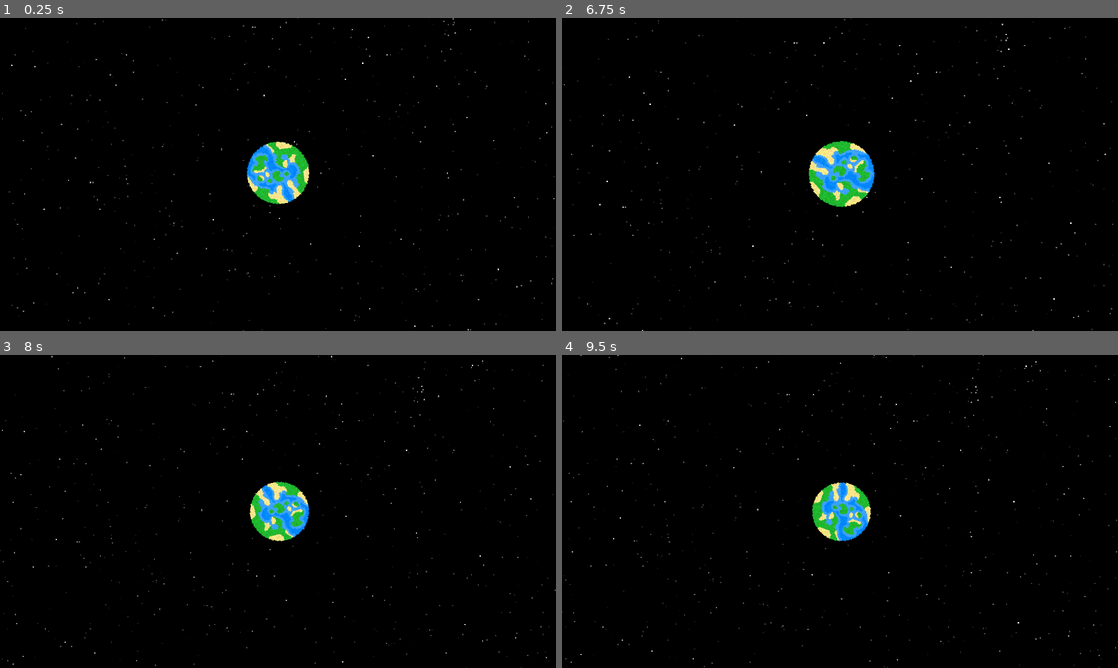
Above: before the commit, frames 1-4 (two rows, left to right).
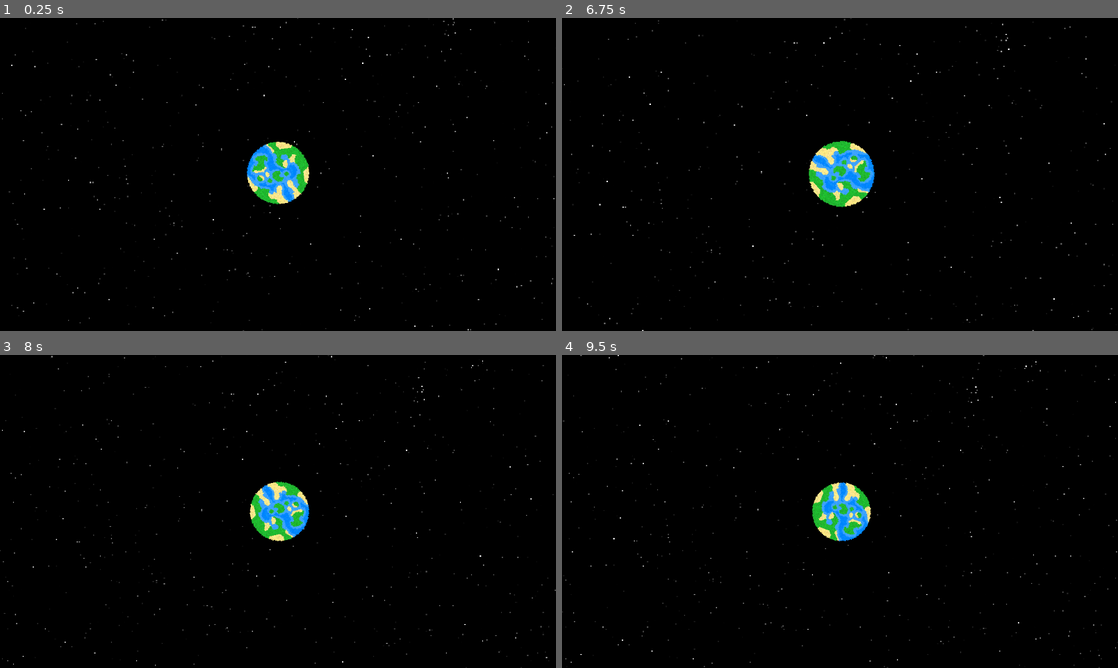
Above: after the commit, the same moments.

Repository: Birb-Games/gmtk-2025
Game: Godot game, scene res://scenes/main.tscn
Two runs of this game, one before a commit and one after it. Both use one fixed random seed, a clock stepped at 60 frames per second and the inputs below.
Inputs (mouse positions are in pixels of both pictures, inside the frame that each line leads up to):
- Up to frame 1 (0.25 s): no input
- Up to frame 2 (6.75 s): move the mouse to (962, 158) at 0.52 s; tap Mouse wheel up (zoom_camera_in) every 1.5 s from 0.6 to 6.6 s; move the mouse to (728, 190) at 1.27 s; tap Mouse wheel down (zoom_camera_out) every 1.5 s from 1.35 to 5.85 s; move the mouse to (895, 105) at 2.02 s; move the mouse to (812, 237) at 2.77 s; move the mouse to (1006, 221) at 3.52 s; move the mouse to (673, 127) at 4.27 s; move the mouse to (867, 174) at 5.02 s; move the mouse to (756, 96) at 5.77 s; move the mouse to (962, 158) at 6.52 s
- Up to frame 3 (8 s): move the mouse to (166, 527) at 7.27 s; tap Mouse wheel down (zoom_camera_out) at 7.35 s
- Up to frame 4 (9.5 s): move the mouse to (895, 442) at 8.02 s; tap Mouse wheel up (zoom_camera_in) at 8.1 s; move the mouse to (812, 574) at 8.77 s; tap Mouse wheel down (zoom_camera_out) at 8.85 s

The runs differ from the first frame. In frame 2, less than 0.1% of the frame differs, in the area x 2-98%, y 1-100%; in frame 3, less than 0.1%; in frame 4, less than 0.1%, in the area x 0-99%, y 0-98%.

Commit message:
planets now explode upon losing all health

Diff:
--- a/scenes/asteroid.tscn
+++ b/scenes/asteroid.tscn
@@ -6,7 +6,9 @@
 [node name="Asteroid" instance=ExtResource("1_akfqu")]
 scale = Vector2(0.25, 0.25)
 mass = 0.1
+is_asteroid = true
 
 [node name="Sprite2D" parent="." index="0"]
+scale = Vector2(2, 2)
 texture = ExtResource("2_6mo6b")
 rotation_speed = 5.0
--- a/scenes/homeworld.tscn
+++ b/scenes/homeworld.tscn
@@ -7,6 +7,7 @@
 radius = 33.1361
 
 [node name="Homeworld" instance=ExtResource("1_1jbh8")]
+mass = 3.0
 
 [node name="Sprite2D" parent="." index="0"]
 texture = ExtResource("2_n8f01")
--- a/scenes/solar_system.tscn
+++ b/scenes/solar_system.tscn
@@ -17,14 +17,25 @@
 
 [node name="SmallPlanet" parent="." instance=ExtResource("2_228jm")]
 position = Vector2(0, -245)
-mass = 4.0
 
 [node name="Homeworld" parent="." instance=ExtResource("4_teypr")]
 position = Vector2(-520, 0)
 
+[node name="RoguePlanet" parent="." instance=ExtResource("6_2yas3")]
+position = Vector2(-3000, 0)
+
 [node name="AsteroidField" parent="." instance=ExtResource("5_sjaf3")]
 inner_radius = 1000
 outer_radius = 1400
+asteroid_count = 300
 
-[node name="RoguePlanet" parent="." instance=ExtResource("6_2yas3")]
-position = Vector2(-3000, 0)
+[node name="AsteroidField2" parent="." instance=ExtResource("5_sjaf3")]
+inner_radius = 2200
+outer_radius = 2500
+asteroid_count = 300
+
+[node name="SmallPlanet2" parent="." instance=ExtResource("2_228jm")]
+position = Vector2(-576, 371)
+
+[node name="SmallPlanet3" parent="." instance=ExtResource("2_228jm")]
+position = Vector2(423, 402)
--- a/scripts/space_object.gd
+++ b/scripts/space_object.gd
@@ -3,6 +3,8 @@
 extends Area2D
 
 @onready var solar_system: SolarSystem = $/root/Main/SolarSystem
+
+@onready var asteroid_scene: PackedScene = preload("uid://dgc6sxp0v4uf6")
 
 # If this is true, then the object will still have gravity but will not be
 # pulled by other objects
@@ -15,8 +17,11 @@
 var health: float = 0.0
 var max_health: float = 0.0
 
+@export var is_asteroid: bool = false
+
 func _ready() -> void:
-	velocity = initial_vel
+	if initial_vel.length() > 0.0:
+		velocity = initial_vel
 	health = mass
 	max_health = health
 
@@ -29,11 +34,25 @@
 	position += velocity * delta / 2.0
 
 func explode() -> void:
+	var asteroid_count = clamp(floor(mass * 3.0), 15, 25)
+	if is_asteroid:
+		asteroid_count = 0
+	for i in range(asteroid_count):
+		var angle = randf() * 2.0 * PI
+		var asteroid: SpaceObject = asteroid_scene.instantiate()
+		var dist = 15.0 + randf() * 15.0
+		var asteroid_scale = randf_range(0.1, 0.5)
+		asteroid.scale = Vector2(asteroid_scale, asteroid_scale)
+		asteroid.position = position + dist * Vector2(cos(angle), sin(angle))
+		asteroid.initial_vel = Vector2(cos(angle), sin(angle)) * 200.0
+		if asteroid.initial_vel.dot(velocity) > 0.0:
+			asteroid.initial_vel *= -1.0
+		solar_system.call_deferred("add_child", asteroid)
 	queue_free()
 
 func _on_area_entered(area: Area2D) -> void:
 	if area is SpaceObject:
-		if !is_static:
+		if !is_static and !(is_asteroid and area.is_asteroid):
 			health -= area.mass
 		if health <= 0.0:
 			explode()
